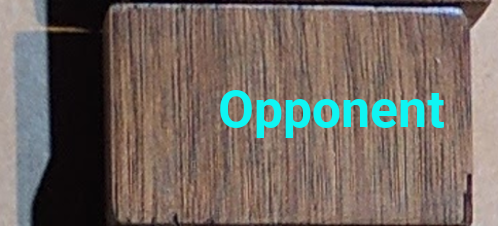
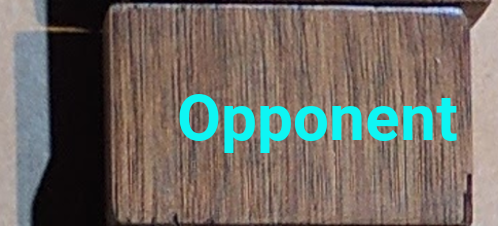
Layers edited between the first and the second 498px x 226px image:
painted on "Opponent" over [179, 90, 457, 153]
